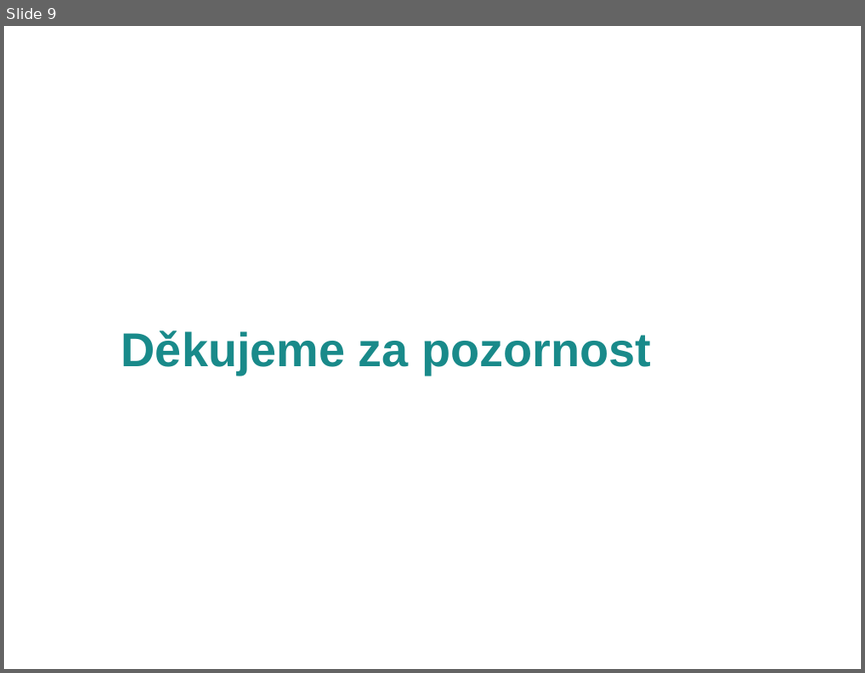
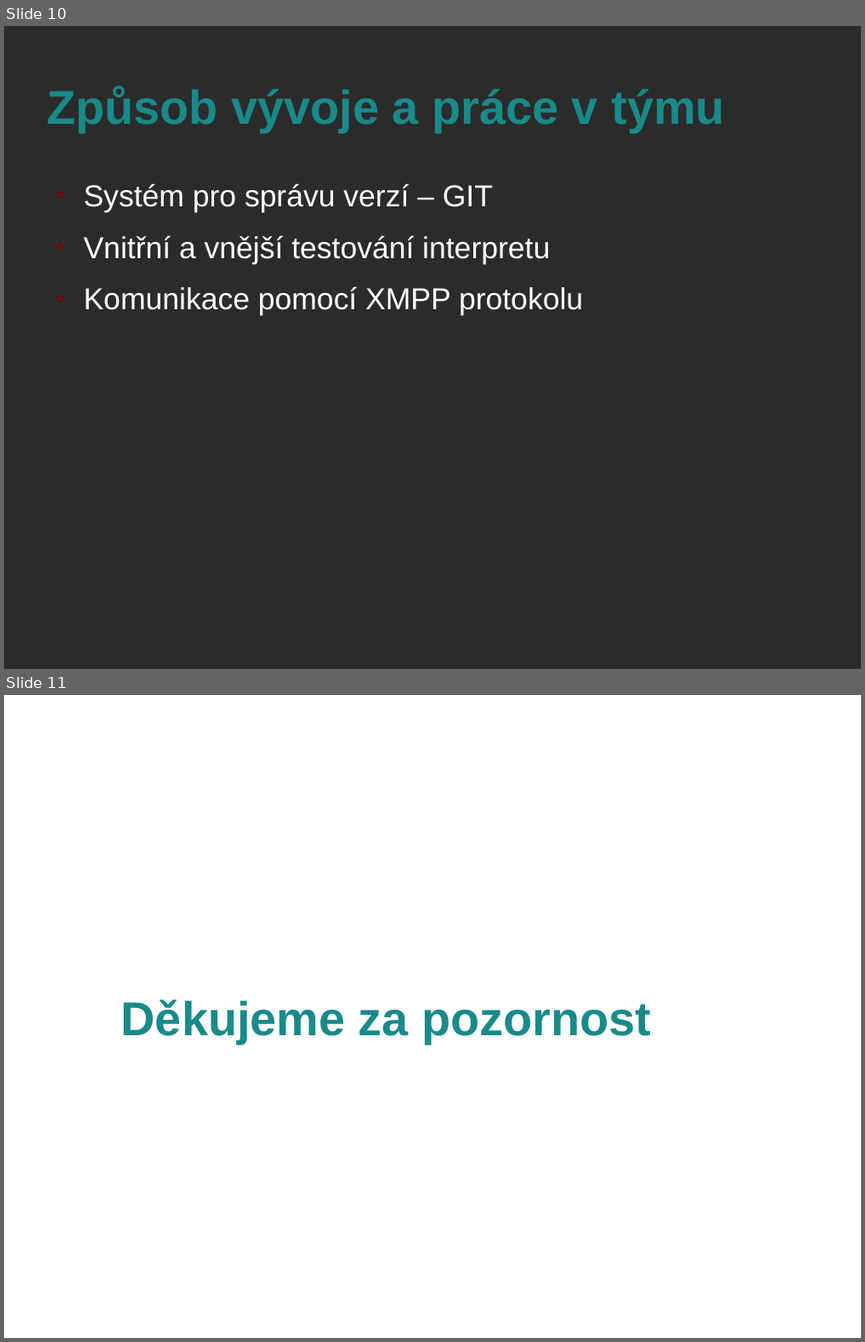
Before and after one commit to honza889/IFJ12, a slide deck: obhajoba/prezentace.odp. Shown one above the other, each under a label of ours: slide 9 before the commit, slides 10 and 11 after it. The pictures are 865x673 and 865x1342 pixels, drawn with LibreOffice and Linux fonts; fonts in the diff are those of the drawing; background and template pictures are left out; a plain dark background stands for a picture behind light text. Boxes give left, top, right and bottom in pixels: in the first picture for what was removed or moved away, otherwise in the second. Text is boxed around its words. In the diff, an @@ line names an element or a change of style, - is before the commit and + after.

Commit message:
Prezentace: Vloženy průhledné obrázky a přidán nějaký text.

```diff
--- a/obhajoba/prezentace.odp
+++ b/obhajoba/prezentace.odp
@@ slide 10 added at (4,26,861,669), background picture (left out) @@
@@ title added at (47,86,724,132), 44 pt, text #198A8A, bold @@
+Způsob vývoje a práce v týmu
@@ text added at (84,183,583,316), 28 pt, text #FFFFFF @@
+● Systém pro správu verzí – GIT
+● Vnitřní a vnější testování interpretu
+● Komunikace pomocí XMPP protokolu
@@ what was slide 9 is now slide 11 @@
```
Also in this commit, not shown: 6 slides changed, 2 other slides added, 1 slide removed.
